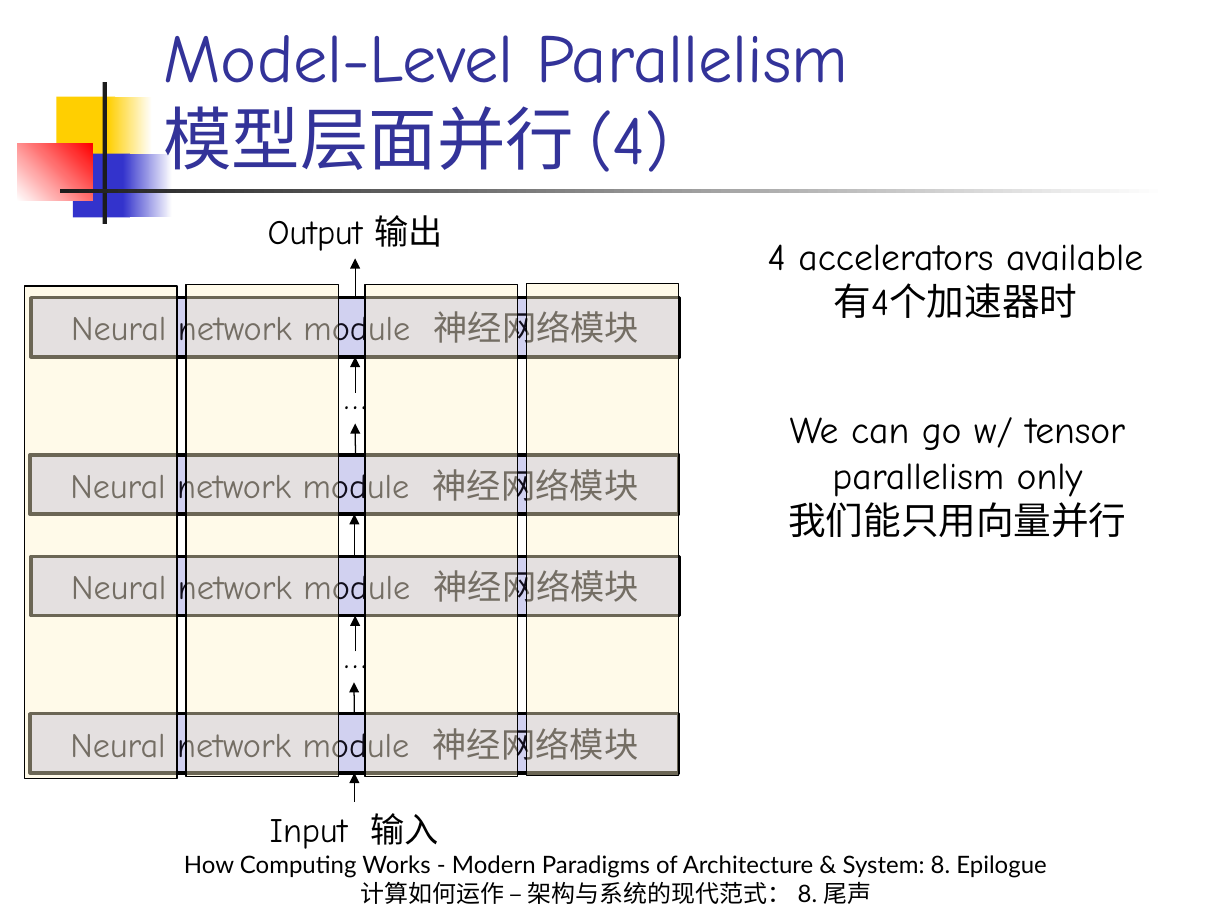
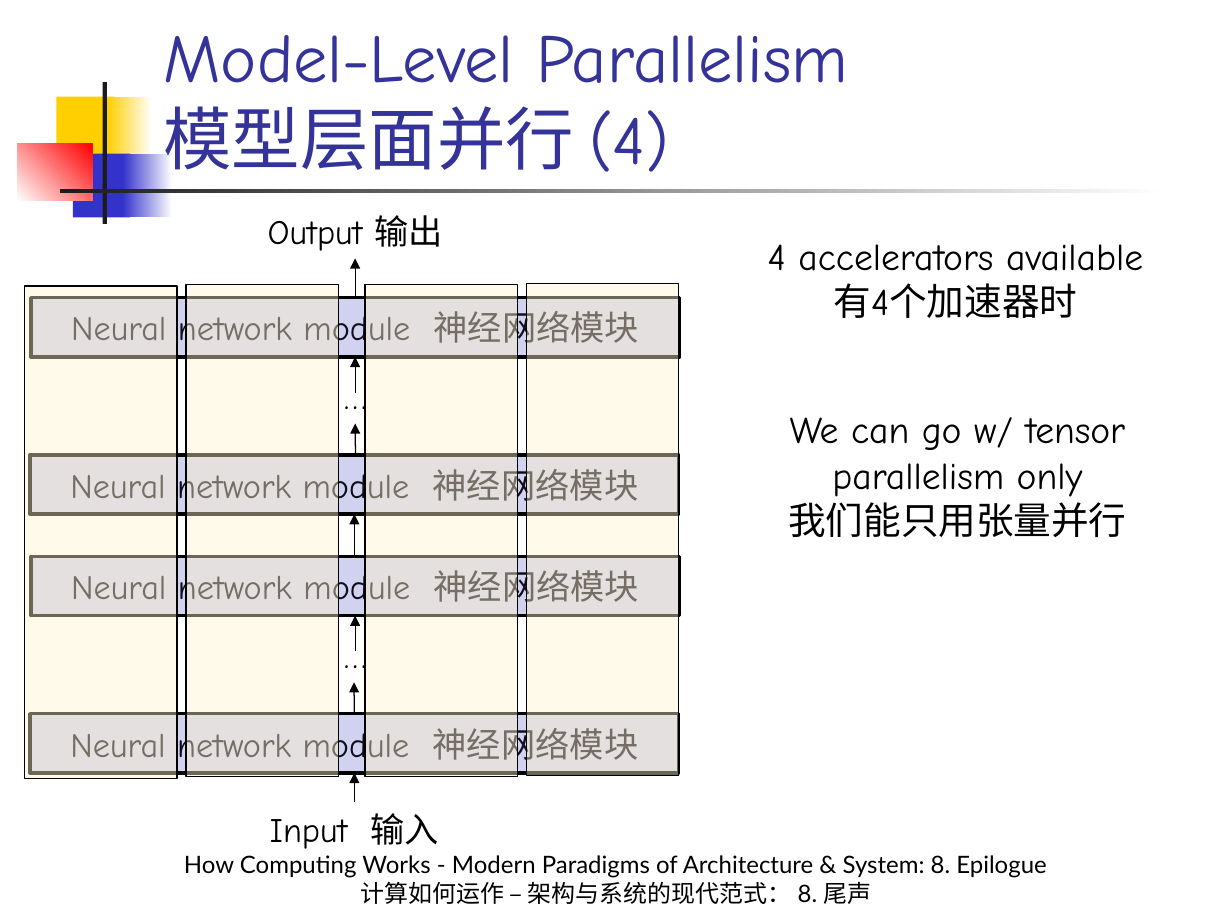
Before and after one commit to licongintel/courseMaterial, a slide deck: slide 28 of HCWMPA&S/Slides/8. Epilogue.pptx. Drawn at 1232x924 pixels with LibreOffice and Linux fonts; fonts in the diff are those of the drawing. Boxes give left, top, right and bottom in pixels: in the first picture for what was removed or moved away, otherwise in the second. Text is boxed around its words. In the diff, an @@ line names an element or a change of style, - is before the commit and + after.

Commit message:
Refine some wording in Sec. 8

```diff
--- a/HCWMPA&S/Slides/8. Epilogue.pptx
+++ b/HCWMPA&S/Slides/8. Epilogue.pptx
@@ text at (788, 496, 1126, 537): text changed @@
-我们能只用向量并行
+我们能只用张量并行
```
Also in this commit, not shown: 16 other slides changed.
